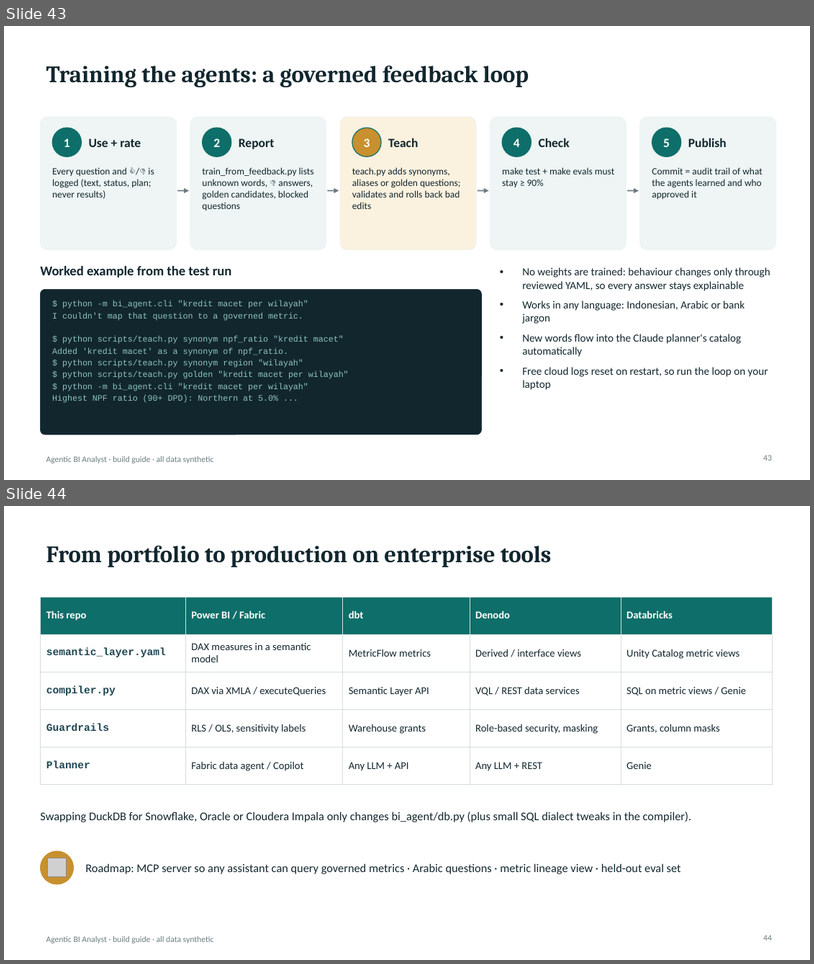
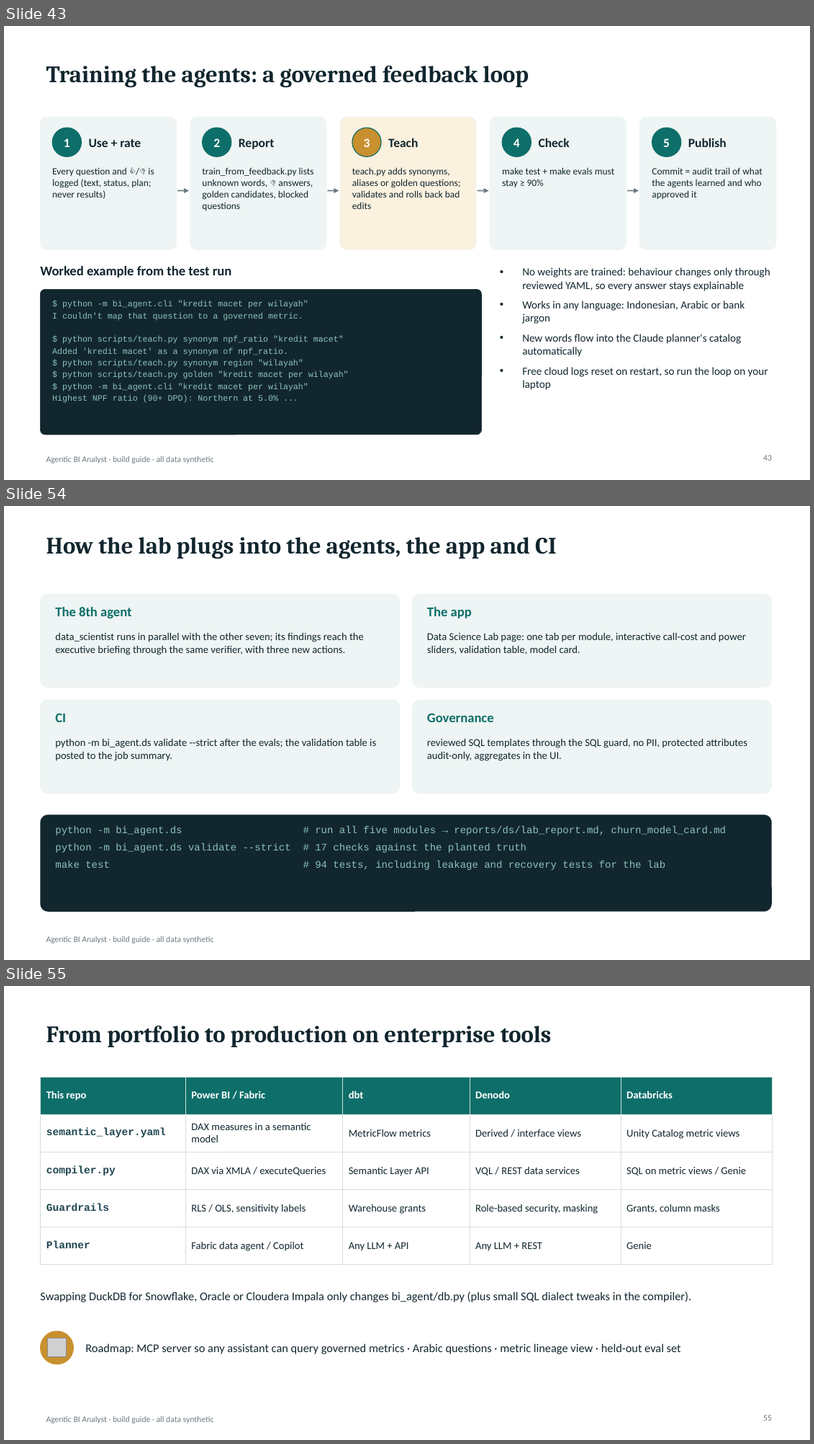
Before and after one commit to vickarzz/agentic-bi-analyst, a slide deck: docs/presentation/Agentic_BI_Analyst_Build_Guide.pptx. Shown one above the other, each under a label of ours: slides 43 and 44 before the commit, slides 43, 54 and 55 after it; the slides between them are not shown. The pictures are 814x964 and 814x1444 pixels, drawn with LibreOffice and Linux fonts; fonts in the diff are those of the drawing; grey boxes stand for pictures. Boxes give left, top, right and bottom in pixels: in the first picture for what was removed or moved away, otherwise in the second. Text is boxed around its words. In the diff, an @@ line names an element or a change of style, - is before the commit and + after.

Commit message:
Add Data Science Lab: causal inference, churn model, forecasting, A/B testing, segmentation

```diff
--- a/docs/presentation/Agentic_BI_Analyst_Build_Guide.pptx
+++ b/docs/presentation/Agentic_BI_Analyst_Build_Guide.pptx
@@ slide 54 added at <box>4,506,810,960</box>, background #FFFFFF; not listed: 1 template element that a slide beside it also shows @@
@@ title added at <box>46,537,557,559</box>, 28 pt, text #12262E, bold @@
+How the lab plugs into the agents, the app and CI
@@ rounded rectangle added at <box>40,594,400,687</box>, fill #EEF5F4 @@
@@ text added at <box>55,607,131,618</box>, 16 pt, text #0E6E69, bold @@
+The 8th agent
@@ rounded rectangle added at <box>412,594,772,687</box>, fill #EEF5F4 @@
@@ text added at <box>427,607,472,618</box>, 16 pt, text #0E6E69, bold @@
+The app
@@ text added at <box>55,633,364,655</box>, 12.5 pt, text #12262E @@
+data_scientist runs in parallel with the other seven; its findings reach the executive briefing through the same verifier, with three new actions.
@@ text added at <box>427,633,746,654</box>, 12.5 pt, text #12262E @@
+Data Science Lab page: one tab per module, interactive call-cost and power sliders, validation table, model card.
@@ rounded rectangle added at <box>40,700,400,793</box>, fill #EEF5F4 @@
@@ rounded rectangle added at <box>412,700,772,793</box>, fill #EEF5F4 @@
@@ text added at <box>55,713,66,722</box>, 16 pt, text #0E6E69, bold @@
+CI
@@ text added at <box>427,713,494,722</box>, 16 pt, text #0E6E69, bold @@
+Governance
@@ text added at <box>55,739,376,761</box>, 12.5 pt, text #12262E @@
+python -m bi_agent.ds validate --strict after the evals; the validation table is posted to the job summary.
@@ text added at <box>427,739,748,761</box>, 12.5 pt, text #12262E @@
+reviewed SQL templates through the SQL guard, no PII, protected attributes audit-only, aggregates in the UI.
@@ rounded rectangle added at <box>40,815,772,911</box>, fill #12262E @@
@@ text added at <box>55,826,726,870</box>, 12 pt, text #8CC3BD @@
+python -m bi_agent.ds # run all five modules → reports/ds/lab_report.md, churn_model_card.md
+python -m bi_agent.ds validate --strict # 17 checks against the planted truth
+make test # 94 tests, including leakage and recovery tests for the lab
@@ what was slide 44 is now slide 55 @@
@@ page number at <box>764,1414,772,1420</box>: text changed @@
-44
+55
```
Also in this commit, not shown: 10 slides changed, 10 other slides added, 47 other files.
